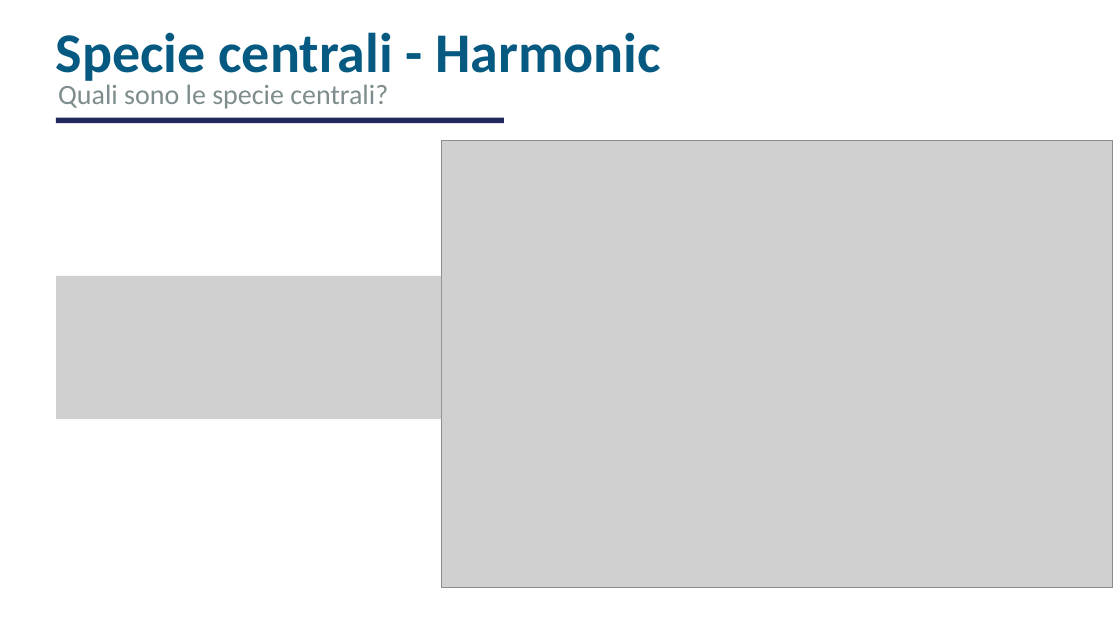
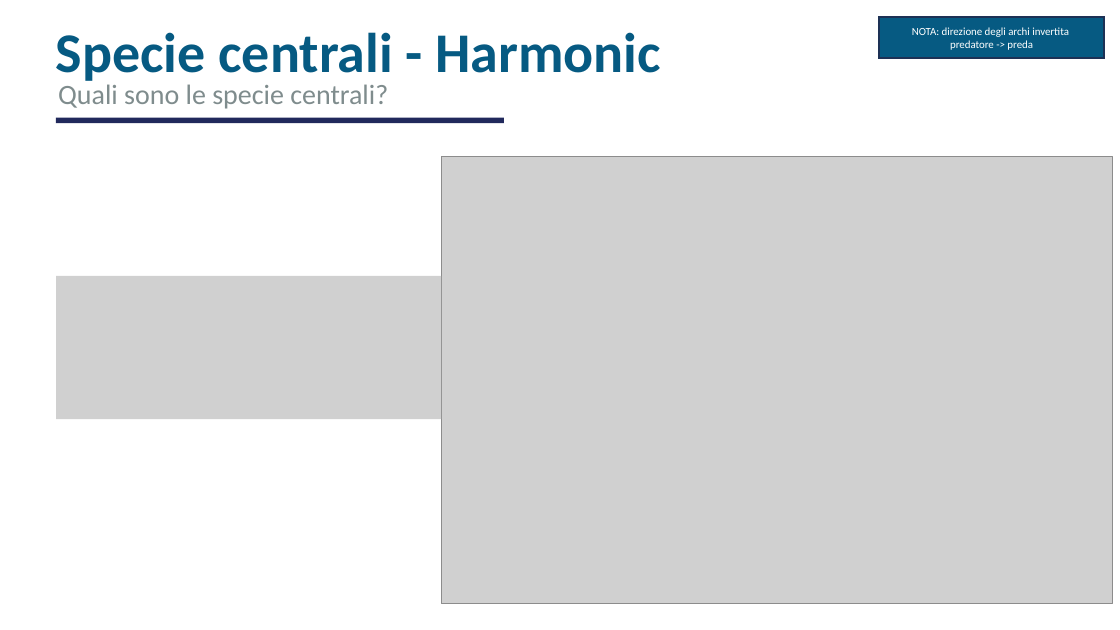
Before and after one commit to PatrikCavina/Florida-bay-food-web-analysis, a slide deck: slide 13 of florida_bay_food_web_presentation.pptx. Drawn at 1120x630 pixels with LibreOffice and Linux fonts; fonts in the diff are those of the drawing; grey boxes stand for pictures. Boxes give left, top, right and bottom in pixels: in the first picture for what was removed or moved away, otherwise in the second. Text is boxed around its words. In the diff, an @@ line names an element or a change of style, - is before the commit and + after.

```diff
--- a/florida_bay_food_web_presentation.pptx
+++ b/florida_bay_food_web_presentation.pptx
@@ rectangle added at box(879, 17, 1104, 58), fill #065A82, outline #1E3256 1 pt, 7 pt, text #FFFFFF @@
+NOTA: direzione degli archi invertita
+predatore -> preda
@@ picture: place and size @@
-picture at box(441, 140, 1112, 587)
+picture at box(441, 157, 1112, 604)
```
Also in this commit, not shown: 5 other slides changed, 2 other files.
